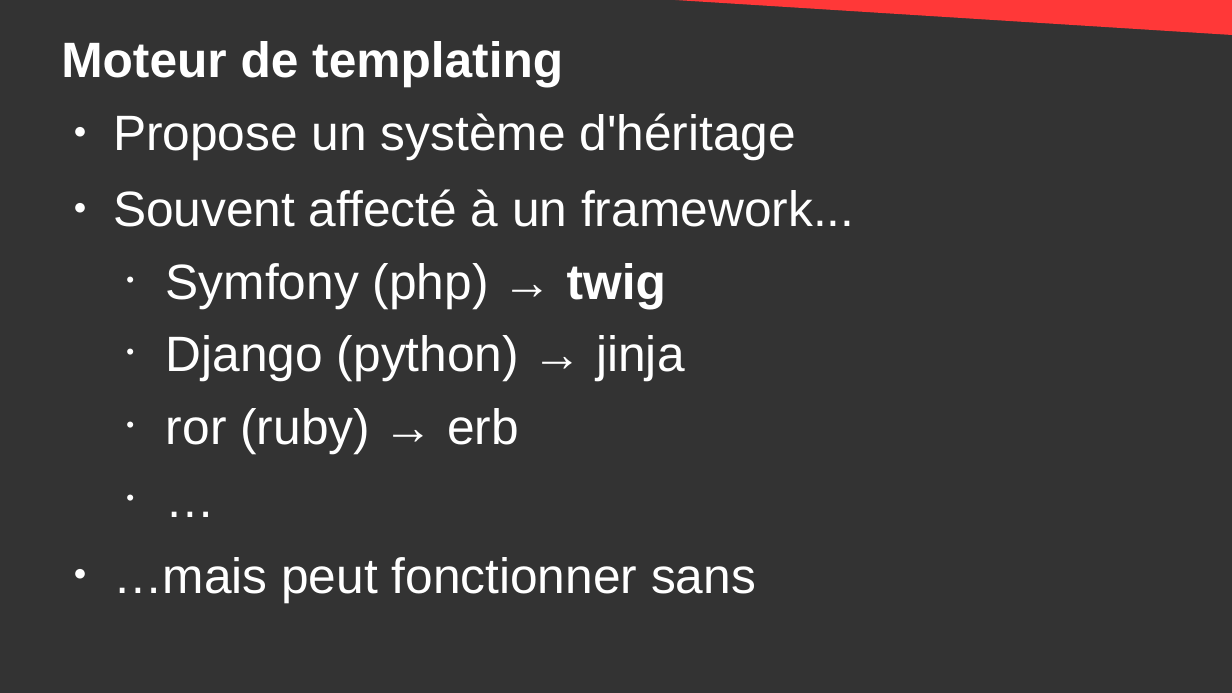
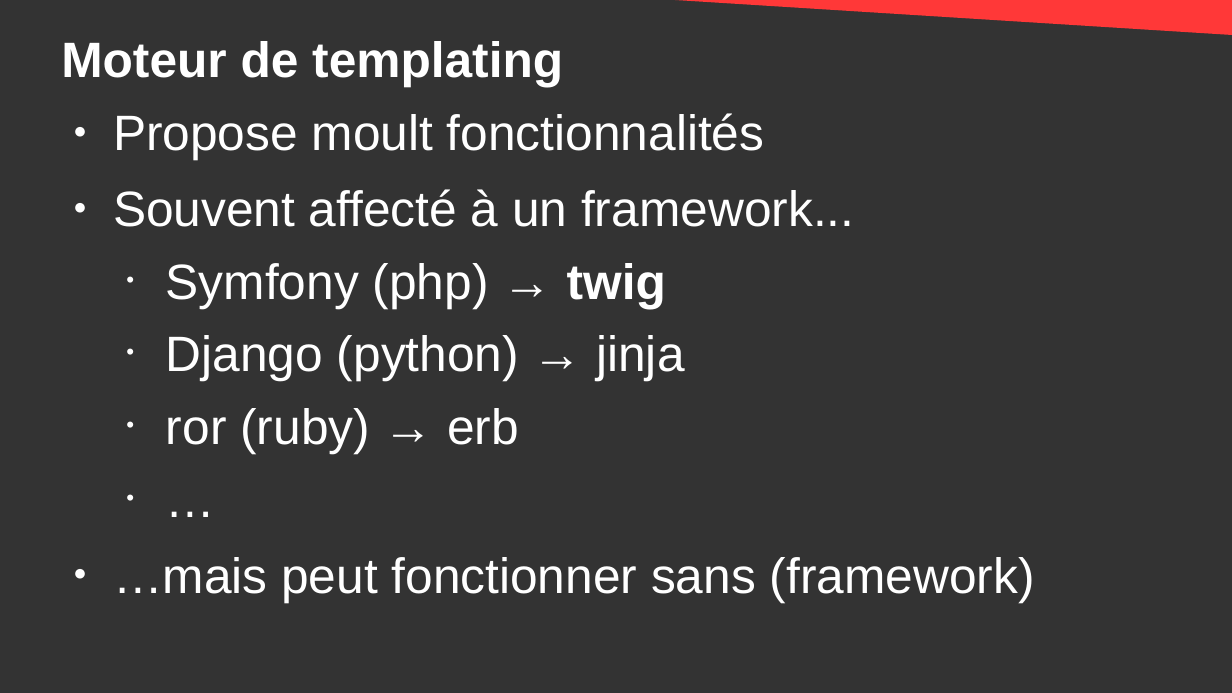
Before and after one commit to DanYellow/cours, a slide deck: slide 26 of developpement-front-s5/travaux-pratiques/numero-4/presentation.odp (slide 24 before the commit). Drawn at 1232x693 pixels with LibreOffice and Linux fonts; fonts in the diff are those of the drawing. Boxes give left, top, right and bottom in pixels: in the first picture for what was removed or moved away, otherwise in the second. Text is boxed around its words. In the diff, an @@ line names an element or a change of style, - is before the commit and + after.

```diff
--- a/developpement-front-s5/travaux-pratiques/numero-4/presentation.odp
+++ b/developpement-front-s5/travaux-pratiques/numero-4/presentation.odp
@@ text at box(113, 113, 764, 160): text changed @@
-● Propose un système d'héritage
+● Propose moult fonctionnalités
@@ text at box(113, 557, 1035, 602): text changed @@
-● …mais peut fonctionner sans
+● …mais peut fonctionner sans (framework)
```
Also in this commit, not shown: 13 other slides changed, 2 slides added, 4 other files.
